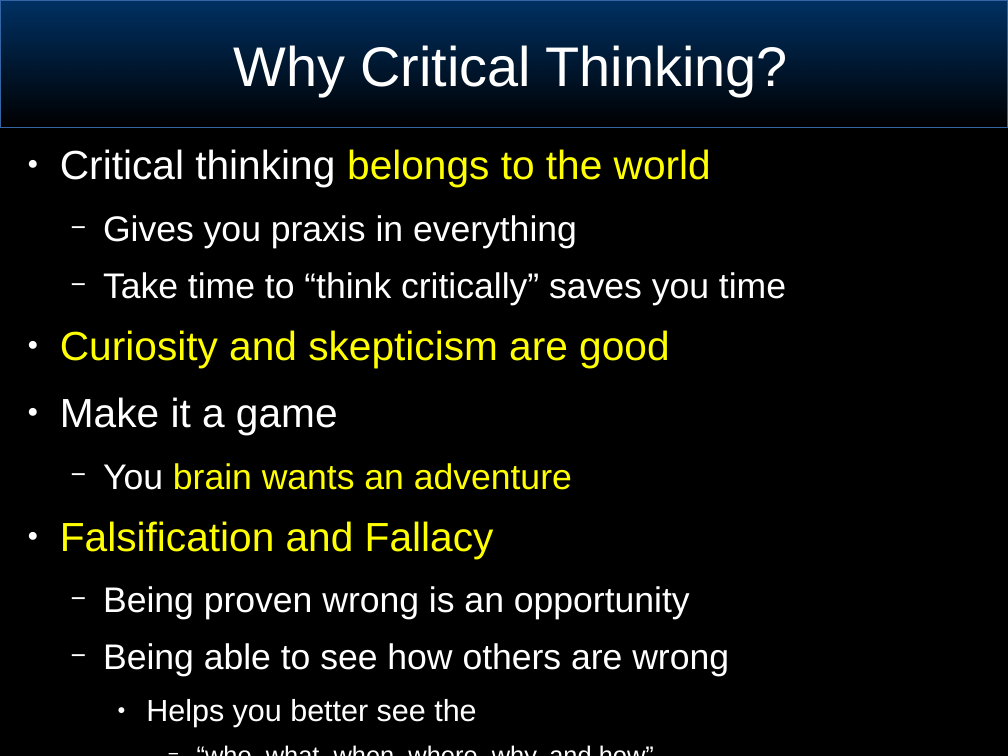
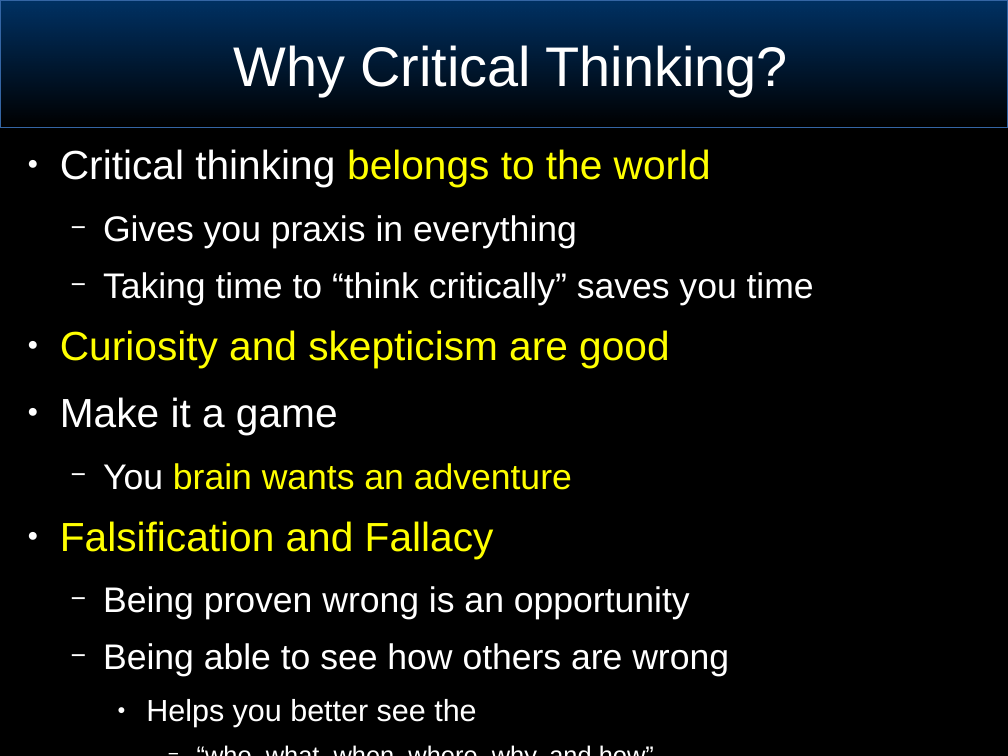
Before and after one commit to joeblankenship1/Critical_Thinking, a slide deck: slide 4 of CriticalThinkingPrimer.odp. Drawn at 1008x756 pixels with LibreOffice and Linux fonts; fonts in the diff are those of the drawing; background and template pictures are left out. Boxes give left, top, right and bottom in pixels: in the first picture for what was removed or moved away, otherwise in the second. Text is boxed around its words. In the diff, an @@ line names an element or a change of style, - is before the commit and + after.

Commit message:
updates

```diff
--- a/CriticalThinkingPrimer.odp
+++ b/CriticalThinkingPrimer.odp
@@ text at bbox=[103, 272, 814, 305]: text changed @@
-  − Take time to “think critically” saves you time
+  − Taking time to “think critically” saves you time
```
Also in this commit, not shown: 2 other slides changed.
